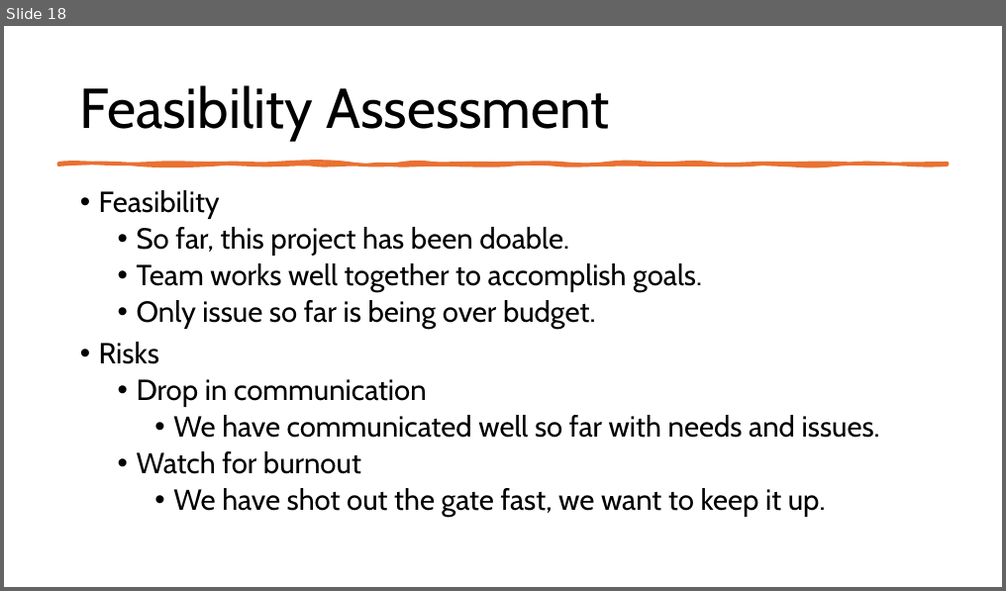
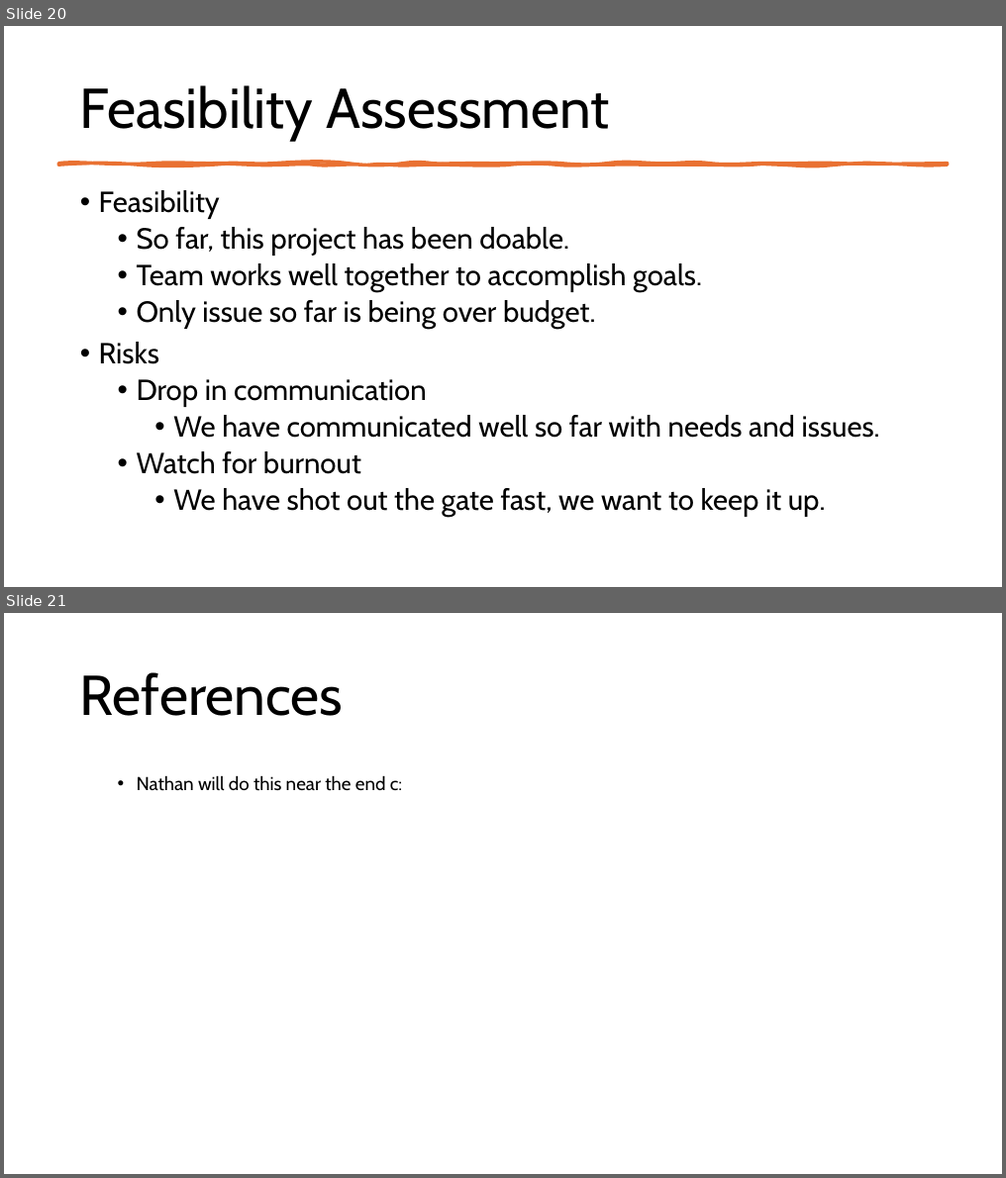
Before and after one commit to Tannyr-Singleterry/ECE590_SeniorDesign, a slide deck: Documents/FInal Presentation/Final_Presentation.pptx. Shown one above the other, each under a label of ours: slide 18 before the commit, slides 20 and 21 after it. The pictures are 1006x591 and 1006x1178 pixels, drawn with LibreOffice and Linux fonts; fonts in the diff are those of the drawing. Boxes give left, top, right and bottom in pixels: in the first picture for what was removed or moved away, otherwise in the second. Text is boxed around its words. In the diff, an @@ line names an element or a change of style, - is before the commit and + after.

```diff
--- a/Documents/FInal Presentation/Final_Presentation.pptx
+++ b/Documents/FInal Presentation/Final_Presentation.pptx
@@ slide 21 added at (4,613,1002,1174), background #FFFFFF @@
@@ title added at (80,672,343,716), 54 pt, text #000000 @@
+References
@@ text added at (137,775,402,791), 18 pt, text #000000 @@
+  • Nathan will do this near the end c:
@@ what was slide 18 is now slide 20 @@
```
Also in this commit, not shown: 4 slides changed, 2 other slides added, 5 other files.
